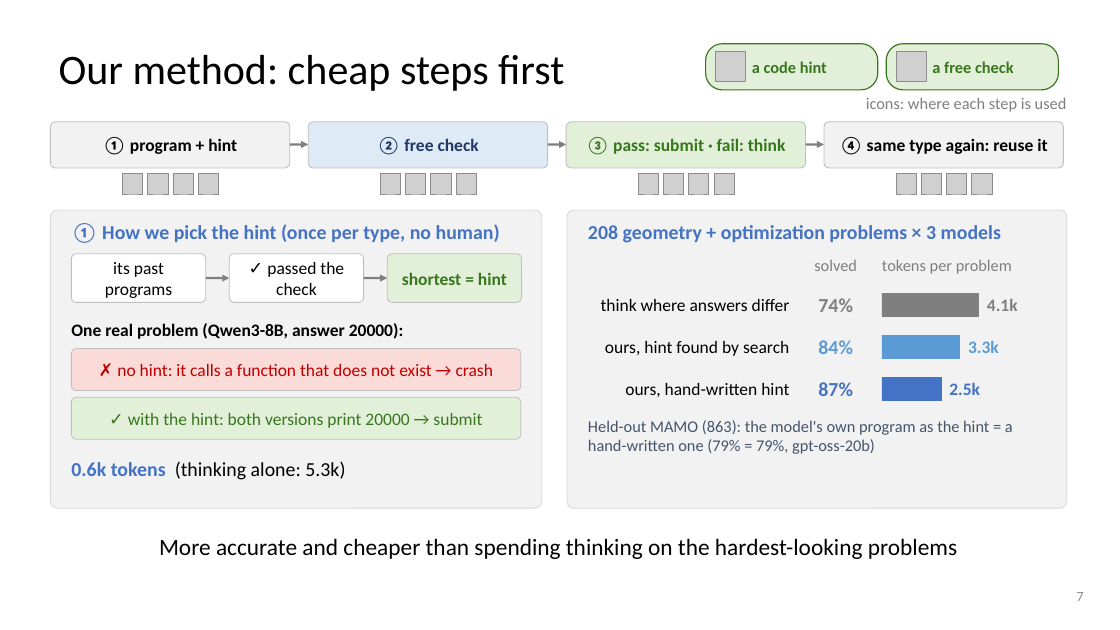
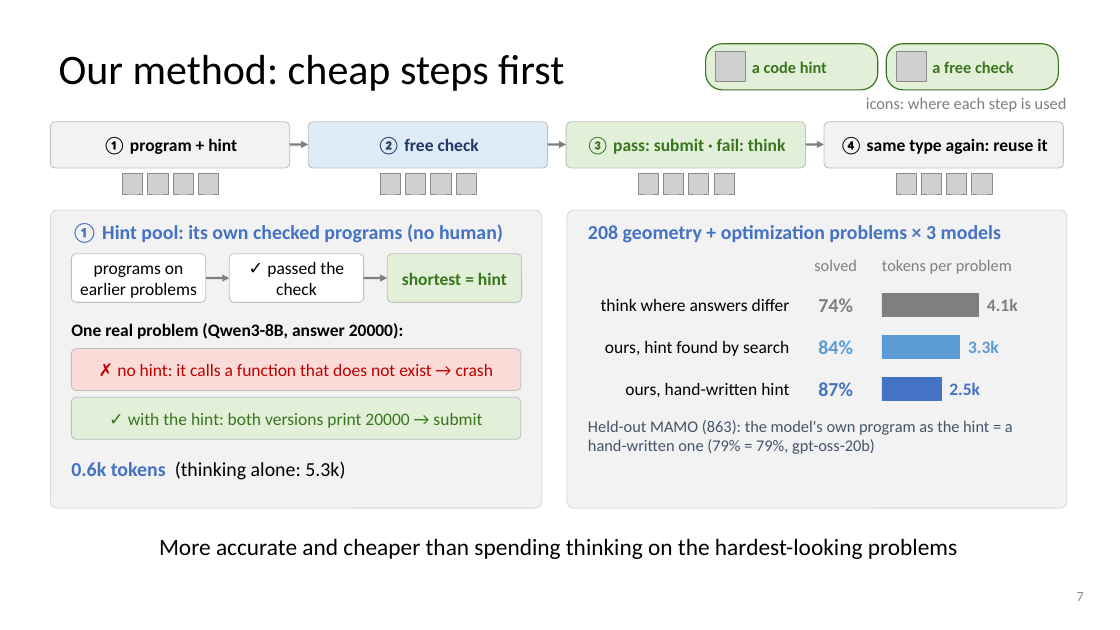
Before and after one commit to dlwns147/CSED490E_Project_Team5, a slide deck: slide 7 of Proposal_Team5.pptx. Drawn at 1120x630 pixels with LibreOffice and Linux fonts; fonts in the diff are those of the drawing; grey boxes stand for pictures. Boxes give left, top, right and bottom in pixels: in the first picture for what was removed or moved away, otherwise in the second. Text is boxed around its words. In the diff, an @@ line names an element or a change of style, - is before the commit and + after.

```diff
--- a/Proposal_Team5.pptx
+++ b/Proposal_Team5.pptx
@@ text at (71, 223, 503, 243): text changed @@
-① How we pick the hint (once per type, no human)
+① Hint pool: its own checked programs (no human)
@@ text at (80, 265, 197, 298): text changed @@
-its past programs
+programs on earlier problems
```
Also in this commit, not shown: 3 other files.
